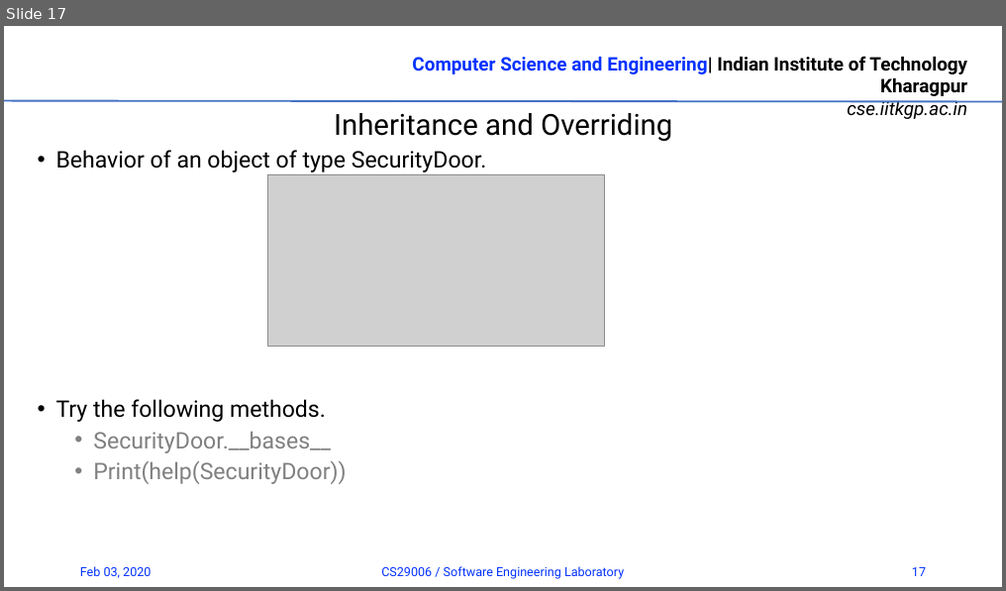
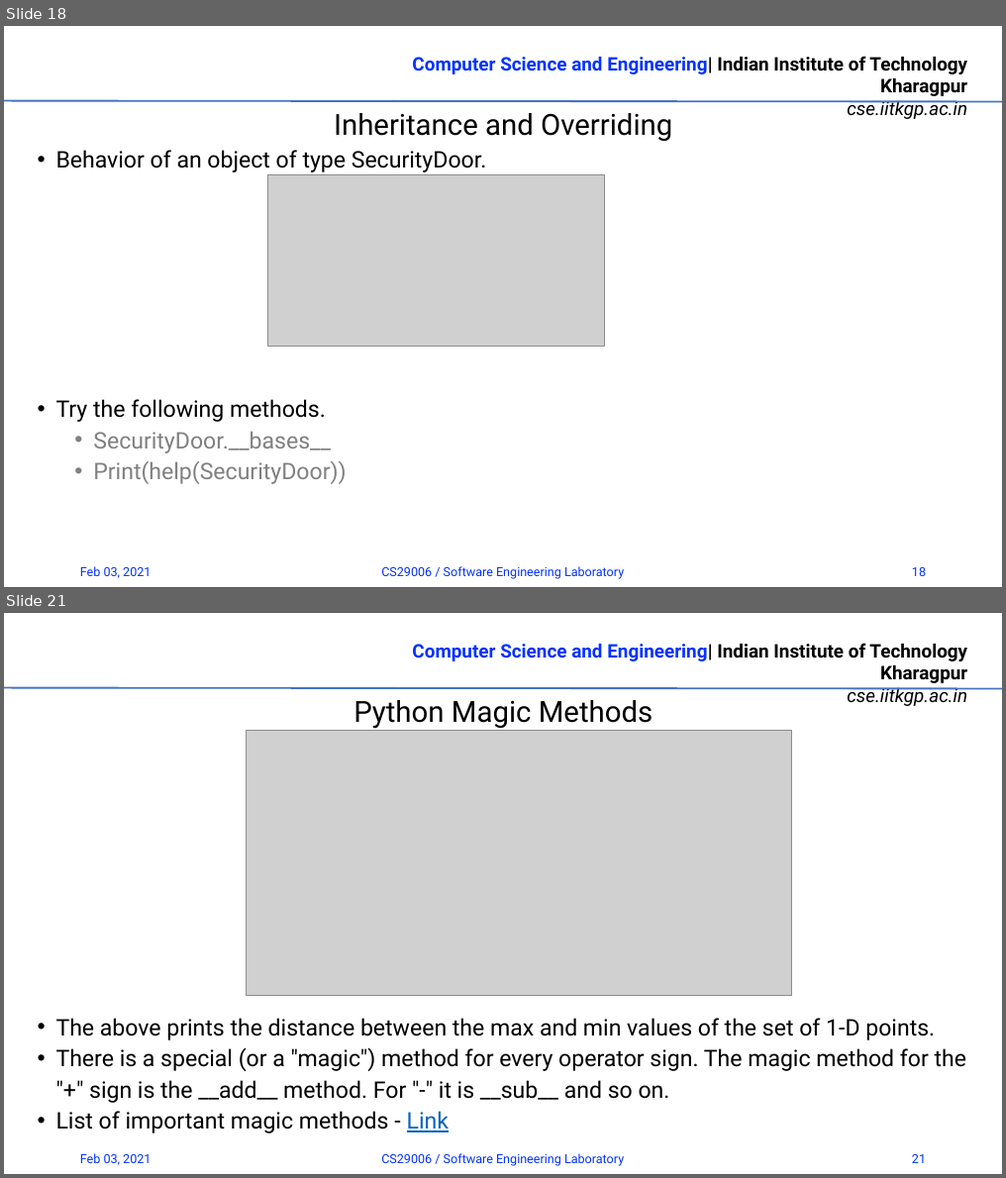
Before and after one commit to rrohit2901/CS29006_SW_Lab_Spr2021, a slide deck: 01_Introduction.pptx. Shown one above the other, each under a label of ours: slide 17 before the commit, slides 18 and 21 after it; the slides between them are not shown. The pictures are 1006x591 and 1006x1178 pixels, drawn with LibreOffice and Linux fonts; fonts in the diff are those of the drawing; grey boxes stand for pictures; background and template pictures are left out. Boxes give left, top, right and bottom in pixels: in the first picture for what was removed or moved away, otherwise in the second. Text is boxed around its words. In the diff, an @@ line names an element or a change of style, - is before the commit and + after.

```diff
--- a/01_Introduction.pptx
+++ b/01_Introduction.pptx
@@ slide 21 added at (x1=4, y1=613, x2=1002, y2=1174), background #FFFFFF; not listed: 2 template elements that a slide beside it also shows @@
@@ text added at (x1=353, y1=700, x2=652, y2=729), 28 pt, text #000000 @@
+Python Magic Methods
@@ picture added at (x1=246, y1=731, x2=792, y2=995) @@
@@ text added at (x1=56, y1=1018, x2=966, y2=1134), 22 pt, text #000000 @@
+• The above prints the distance between the max and min values of the set of 1-D points.
+• There is a special (or a "magic") method for every operator sign. The magic method for the "+" sign is the __add__ method. For "-" it is __sub__ and so on.
+• List of important magic methods - Link
@@ text added at (x1=80, y1=1154, x2=151, y2=1165), 12 pt, text #0432FF @@
+Feb 03, 2021
@@ text added at (x1=381, y1=1154, x2=624, y2=1166), 12 pt, text #0432FF @@
+CS29006 / Software Engineering Laboratory
@@ page number added at (x1=912, y1=1155, x2=926, y2=1163), 12 pt, text #0432FF @@
+21
@@ what was slide 17 is now slide 18 @@
@@ slide 18 changed as well @@
@@ text at (x1=80, y1=567, x2=151, y2=578): text changed @@
-Feb 03, 2020
+Feb 03, 2021
@@ page number at (x1=912, y1=568, x2=926, y2=576): text changed @@
-17
+18
```
Also in this commit, not shown: 16 other slides changed, 14 other slides added.
